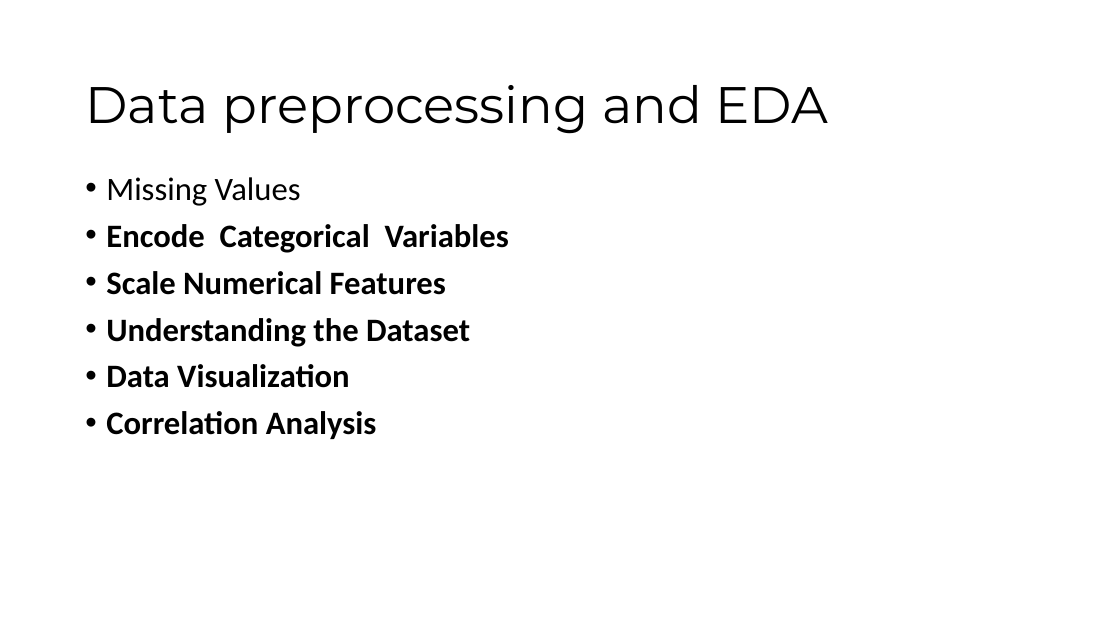
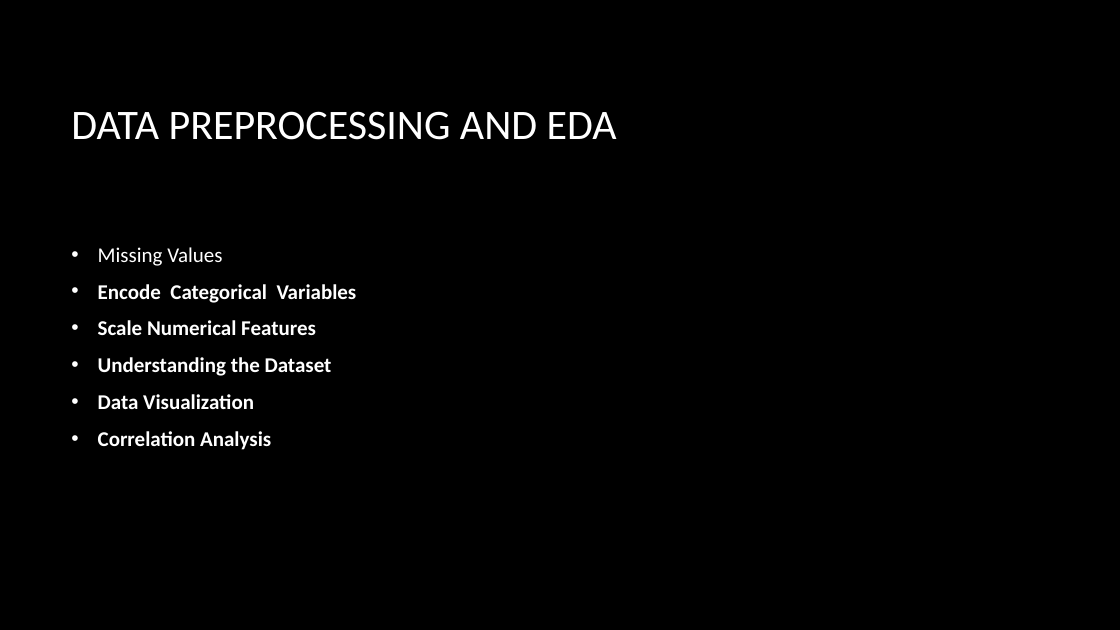
Before and after one commit to keerthiratna/Grocery-Genius-Smart-grocery-shopping-Assistance-with-basket-analysis, a slide deck: slide 8 of MARKET BASKET ANALYSIS PRESENTATION PPT.pptx (slide 9 before the commit). Drawn at 1120x630 pixels with LibreOffice and Linux fonts; fonts in the diff are those of the drawing; background and template pictures are left out. Boxes give left, top, right and bottom in pixels: in the first picture for what was removed or moved away, otherwise in the second. Text is boxed around its words. In the diff, an @@ line names an element or a change of style, - is before the commit and + after.

```diff
--- a/MARKET BASKET ANALYSIS PRESENTATION PPT.pptx
+++ b/MARKET BASKET ANALYSIS PRESENTATION PPT.pptx
@@ background #FFFFFF to picture (left out) @@
@@ title at <box>71,111,617,140</box>: text changed; size 44 to 36 pt; font Montserrat to Calibri; text colour #000000 to #FFFFFF @@
-Data preprocessing and EDA
+DATA PREPROCESSING AND EDA
@@ text "Missing Values": place and size @@
-text "Missing Values" at <box>106,177,509,439</box>
+text "Missing Values" at <box>98,247,357,450</box>
@@ text "Missing Values" at <box>98,247,357,450</box>: size 28 to 18 pt, text colour #000000 to #FFFFFF; indent changed; line spacing 0.9 to 1; vertical alignment top to middle @@
```
Also in this commit, not shown: 23 other slides changed, 3 slides added, 3 slides removed, 1 other file.
